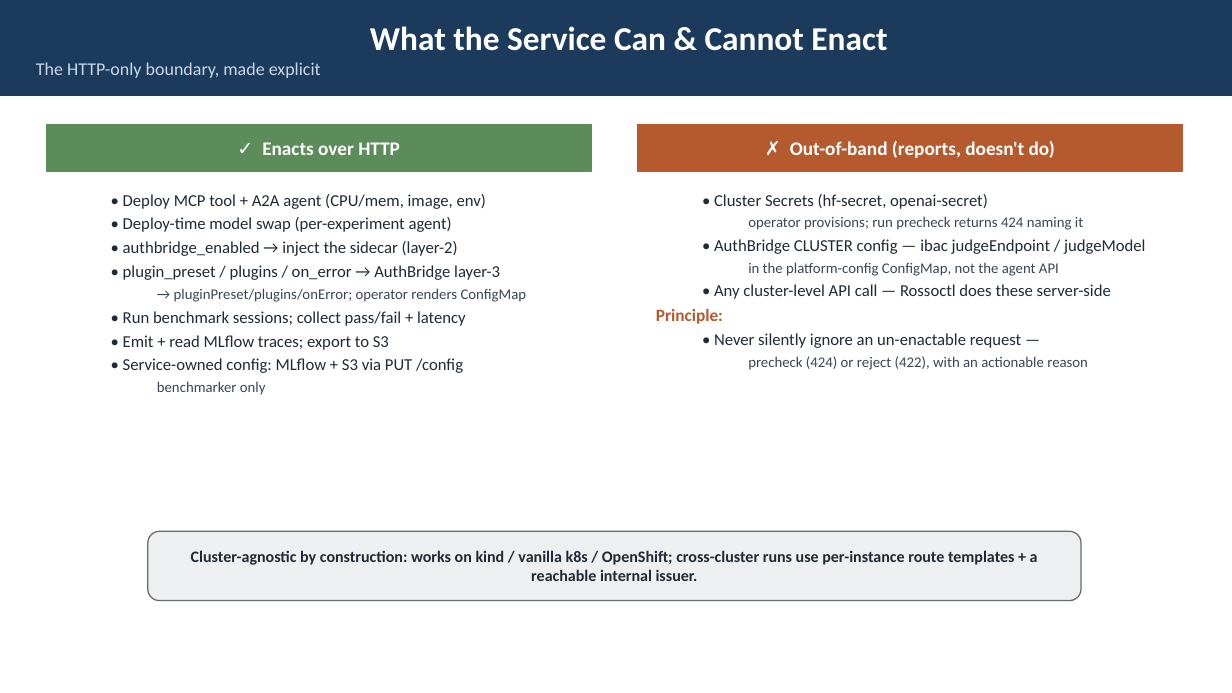
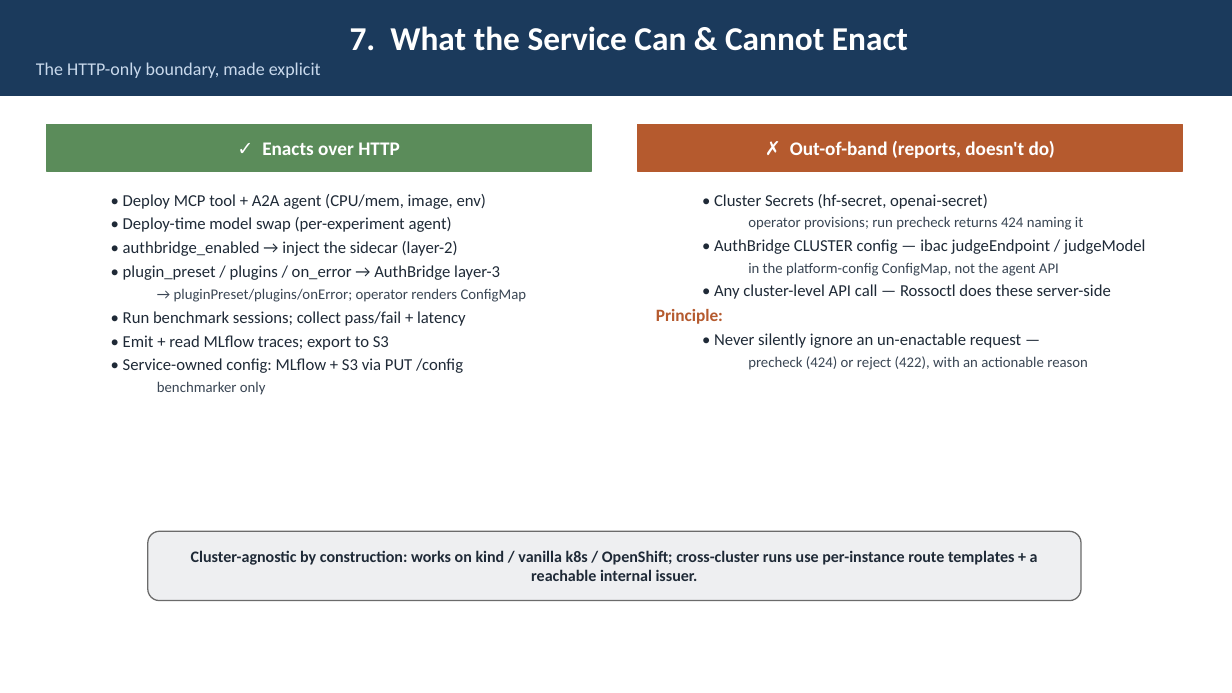
Before and after one commit to webchang/benchmarking, a slide deck: slide 11 of docs/BenchmarkingService.pptx. Drawn at 1232x693 pixels with LibreOffice and Linux fonts; fonts in the diff are those of the drawing. Boxes give left, top, right and bottom in pixels: in the first picture for what was removed or moved away, otherwise in the second. Text is boxed around its words. In the diff, an @@ line names an element or a change of style, - is before the commit and + after.

```diff
--- a/docs/BenchmarkingService.pptx
+++ b/docs/BenchmarkingService.pptx
@@ text in rectangle at [350,26,908,51]: text changed @@
-What the Service Can & Cannot Enact
+7. What the Service Can & Cannot Enact
```
Also in this commit, not shown: 9 other slides changed, 1 other file.
